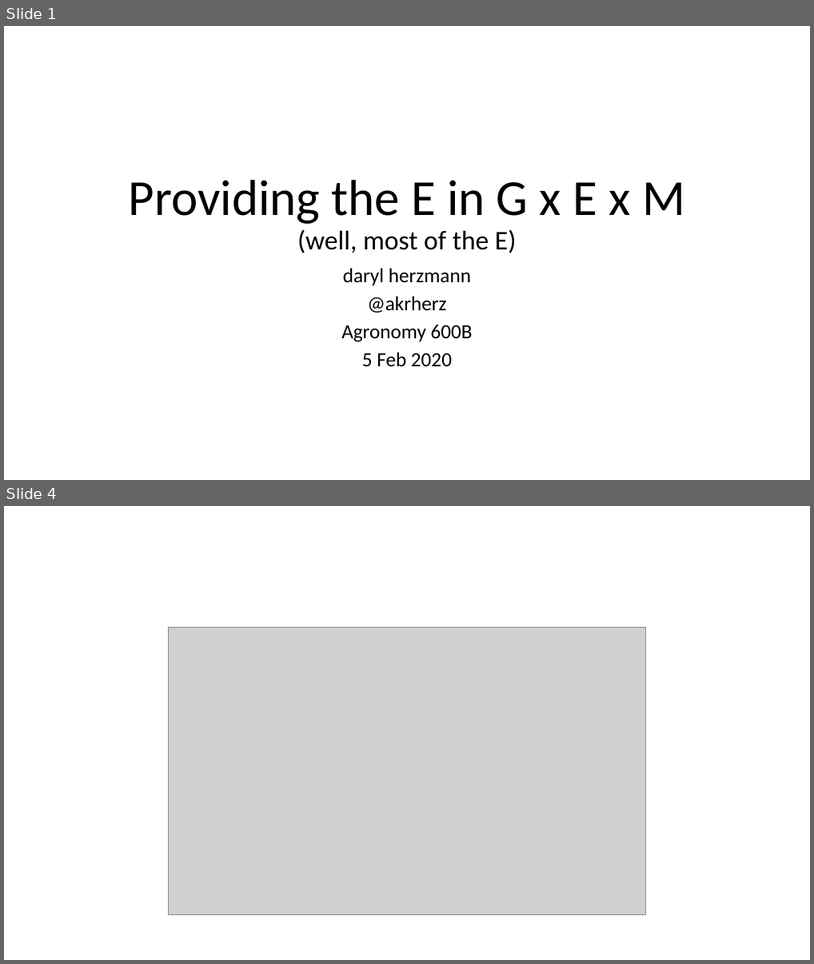
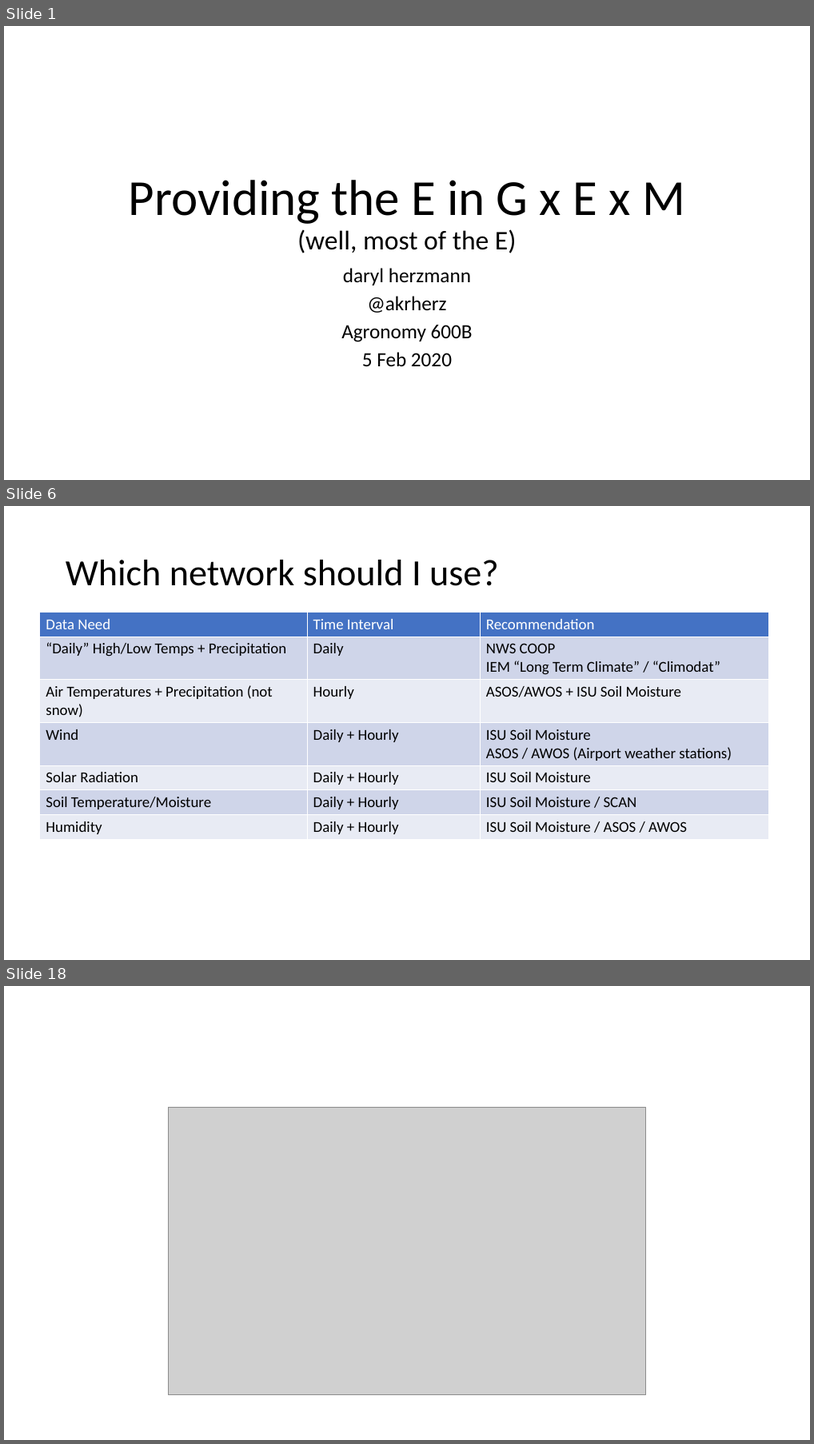
Before and after one commit to akrherz/akrherz, a slide deck: presentations/200205_agron600b/herzmann_600b.pptx. Shown one above the other, each under a label of ours: slides 1 and 4 before the commit, slides 1, 6 and 18 after it; the slides between them are not shown. The pictures are 814x964 and 814x1444 pixels, drawn with LibreOffice and Linux fonts; fonts in the diff are those of the drawing; grey boxes stand for pictures. Boxes give left, top, right and bottom in pixels: in the first picture for what was removed or moved away, otherwise in the second. Text is boxed around its words. In the diff, an @@ line names an element or a change of style, - is before the commit and + after.

```diff
--- a/presentations/200205_agron600b/herzmann_600b.pptx
+++ b/presentations/200205_agron600b/herzmann_600b.pptx
@@ slide 6 added at (x1=4, y1=506, x2=810, y2=960), background #FFFFFF @@
@@ title added at (x1=66, y1=560, x2=499, y2=586), 44 pt, text #000000 @@
+Which network should I use?
@@ table added at (x1=40, y1=612, x2=770, y2=837), 7 rows, 3 columns @@
+Data Need | Time Interval | Recommendation
+“Daily” High/Low Temps + Precipitation | Daily | NWS COOP IEM “Long Term Climate” / “Climodat”
+Air Temperatures + Precipitation (not snow) | Hourly | ASOS/AWOS + ISU Soil Moisture
+Wind | Daily + Hourly | ISU Soil Moisture ASOS / AWOS (Airport weather stations)
+Solar Radiation | Daily + Hourly | ISU Soil Moisture
+Soil Temperature/Moisture | Daily + Hourly | ISU Soil Moisture / SCAN
+Humidity | Daily + Hourly | ISU Soil Moisture / ASOS / AWOS
@@ what was slide 4 is now slide 18 @@
```
Also in this commit, not shown: 2 slides changed, 14 other slides added.
